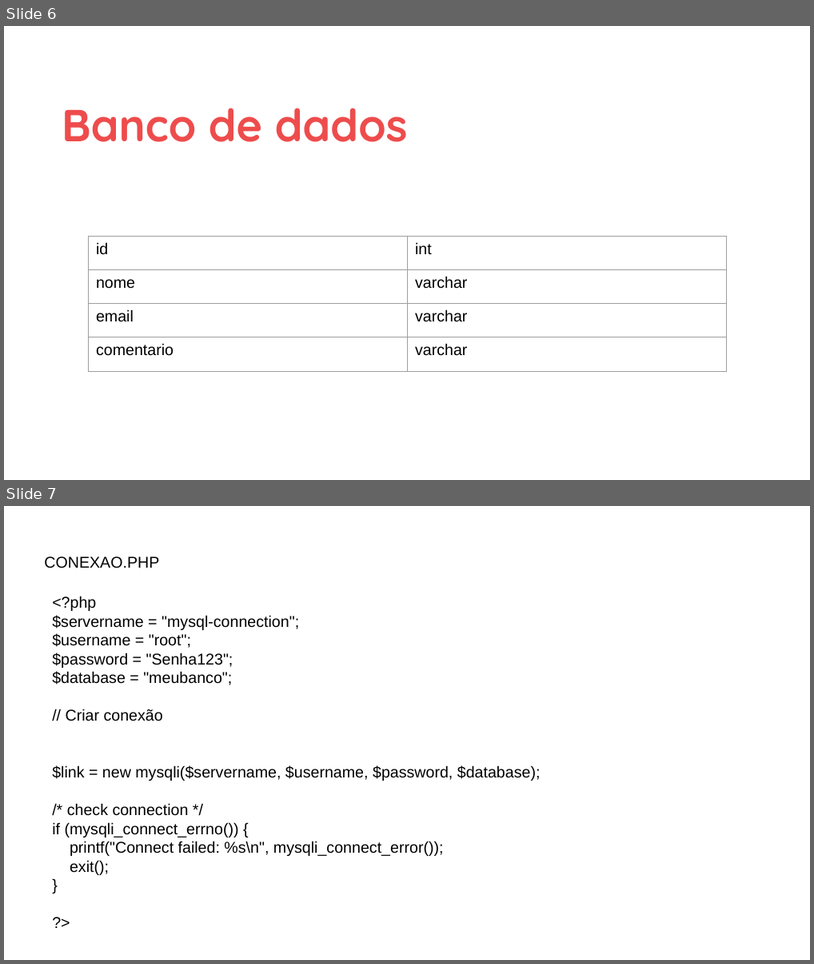
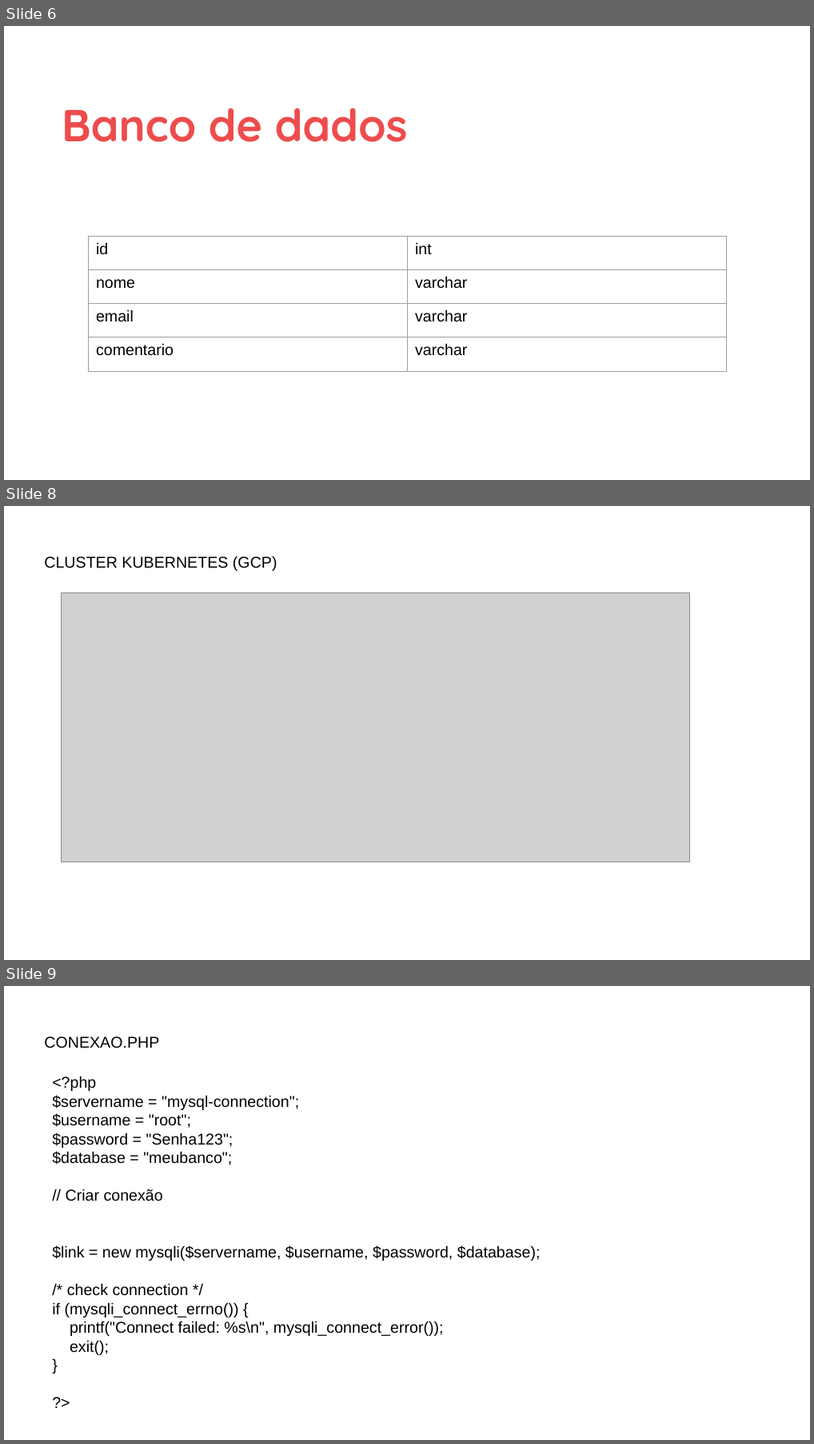
Before and after one commit to szalbuque/DevopsDio.me, a slide deck: Kubernetes - desafio/Kubernetes - Projeto 1.odp. Shown one above the other, each under a label of ours: slides 6 and 7 before the commit, slides 6, 8 and 9 after it; the slides between them are not shown. The pictures are 814x964 and 814x1444 pixels, drawn with LibreOffice and Linux fonts; fonts in the diff are those of the drawing; grey boxes stand for pictures; background and template pictures are left out. Boxes give left, top, right and bottom in pixels: in the first picture for what was removed or moved away, otherwise in the second. Text is boxed around its words. In the diff, an @@ line names an element or a change of style, - is before the commit and + after.

Commit message:
fazendo o desafio kubernetes

```diff
--- a/Kubernetes - desafio/Kubernetes - Projeto 1.odp
+++ b/Kubernetes - desafio/Kubernetes - Projeto 1.odp
@@ slide 8 added at [4,506,810,960], background #FFFFFF @@
@@ title added at [44,556,278,571], 14 pt, text #000000 @@
+CLUSTER KUBERNETES (GCP)
@@ picture added at [62,593,690,862] @@
@@ what was slide 7 is now slide 9 @@
```
Also in this commit, not shown: 1 other slide added, 7 other files.
